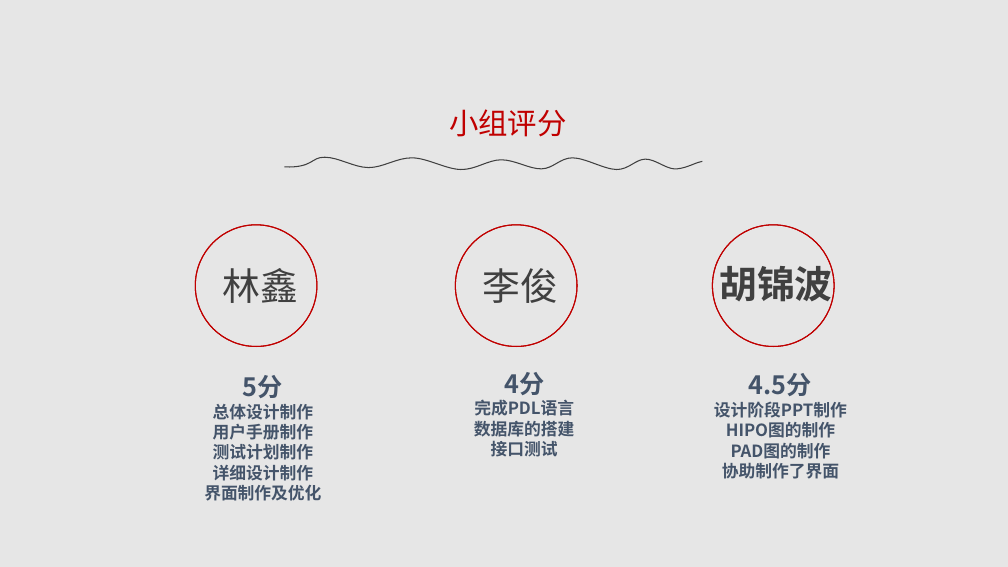
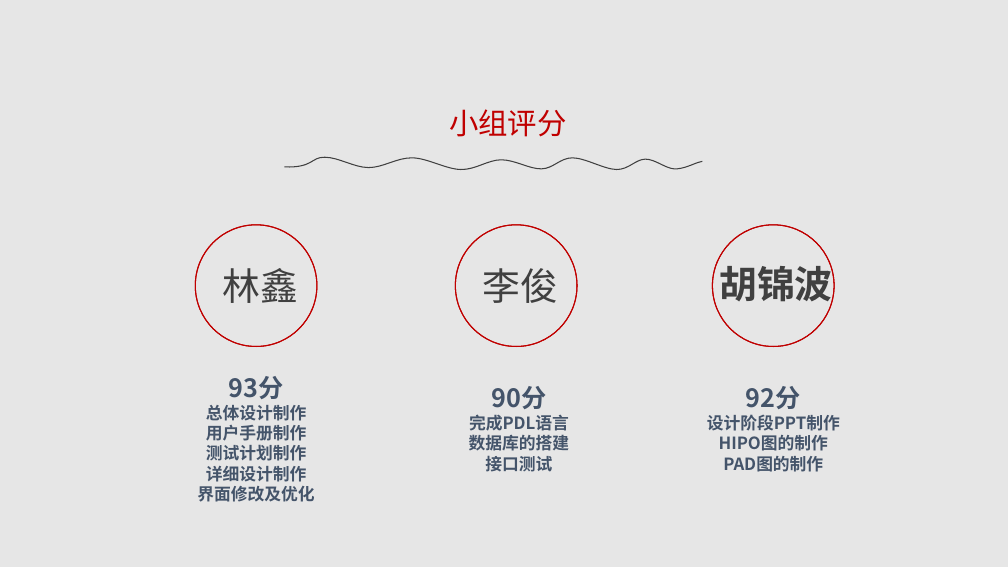
Before and after one commit to G03-LHL/SE2018--G03, a slide deck: slide 55 of 517/SE2018春-G03-设计阶段PPT.ppt (slide 57 before the commit). Drawn at 1008x567 pixels with LibreOffice and Linux fonts; fonts in the diff are those of the drawing. Boxes give left, top, right and bottom in pixels: in the first picture for what was removed or moved away, otherwise in the second. Text is boxed around its words. In the diff, an @@ line names an element or a change of style, - is before the commit and + after.

Commit message:
SE2018春

```diff
--- a/517/SE2018春-G03-设计阶段PPT.ppt
+++ b/517/SE2018春-G03-设计阶段PPT.ppt
@@ text "93分": place and size @@
-text "93分" at bbox=[204, 375, 321, 501]
+text "93分" at bbox=[197, 376, 314, 502]
@@ text at bbox=[229, 376, 284, 399]: text changed @@
-5分
+93分
@@ text "90分": place and size @@
-text "90分" at bbox=[474, 372, 574, 457]
+text "90分" at bbox=[469, 386, 569, 472]
@@ text at bbox=[491, 386, 546, 409]: text changed @@
-4分
+90分
@@ text "92分": place and size @@
-text "92分" at bbox=[714, 373, 847, 479]
+text "92分" at bbox=[707, 386, 840, 472]
@@ text at bbox=[746, 386, 801, 415]: text changed @@
-4.5分
+92分
@@ text at bbox=[722, 462, 839, 479]: paragraph removed @@
-协助制作了界面
@@ text at bbox=[197, 486, 314, 502]: text changed @@
-界面制作及优化
+界面修改及优化
```
Also in this commit, not shown: 11 other slides changed, 3 slides removed.
